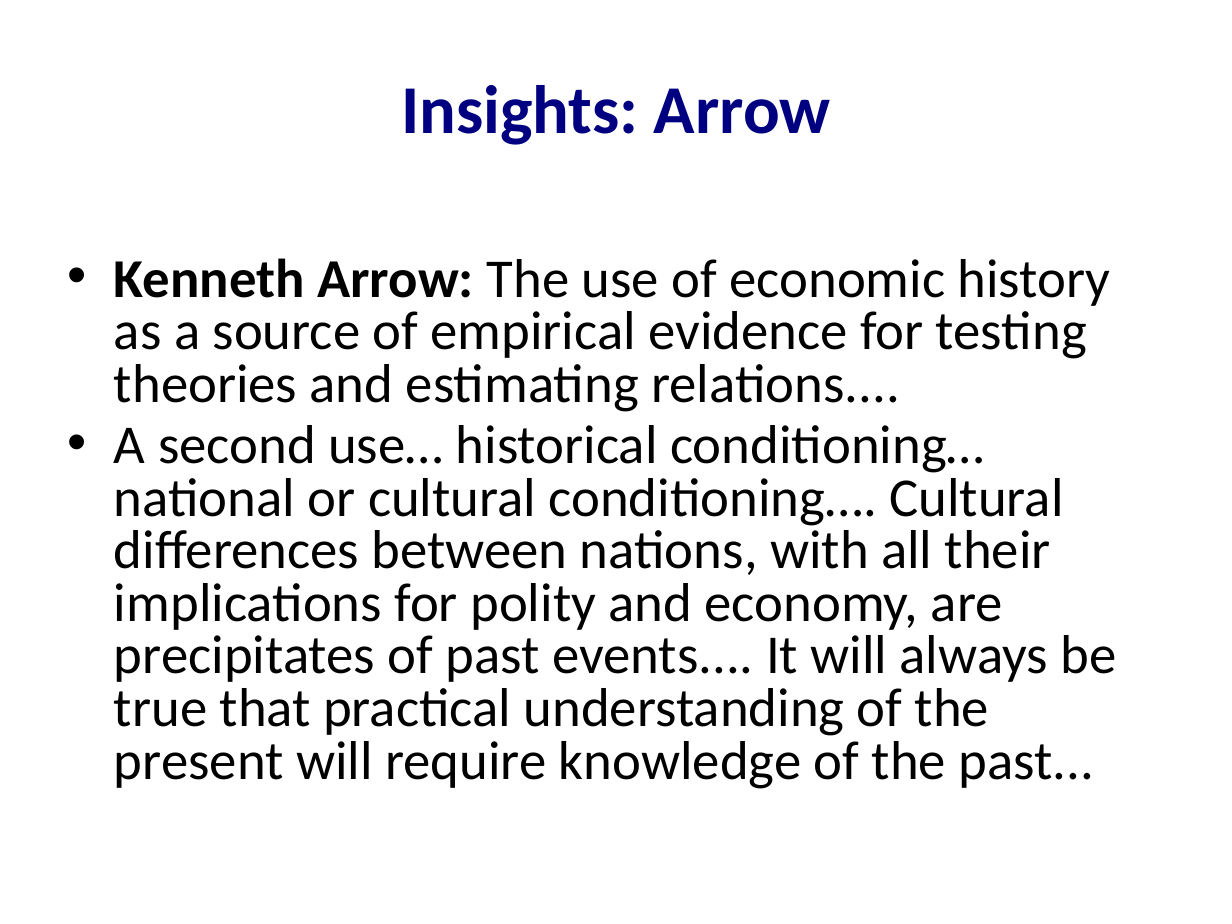
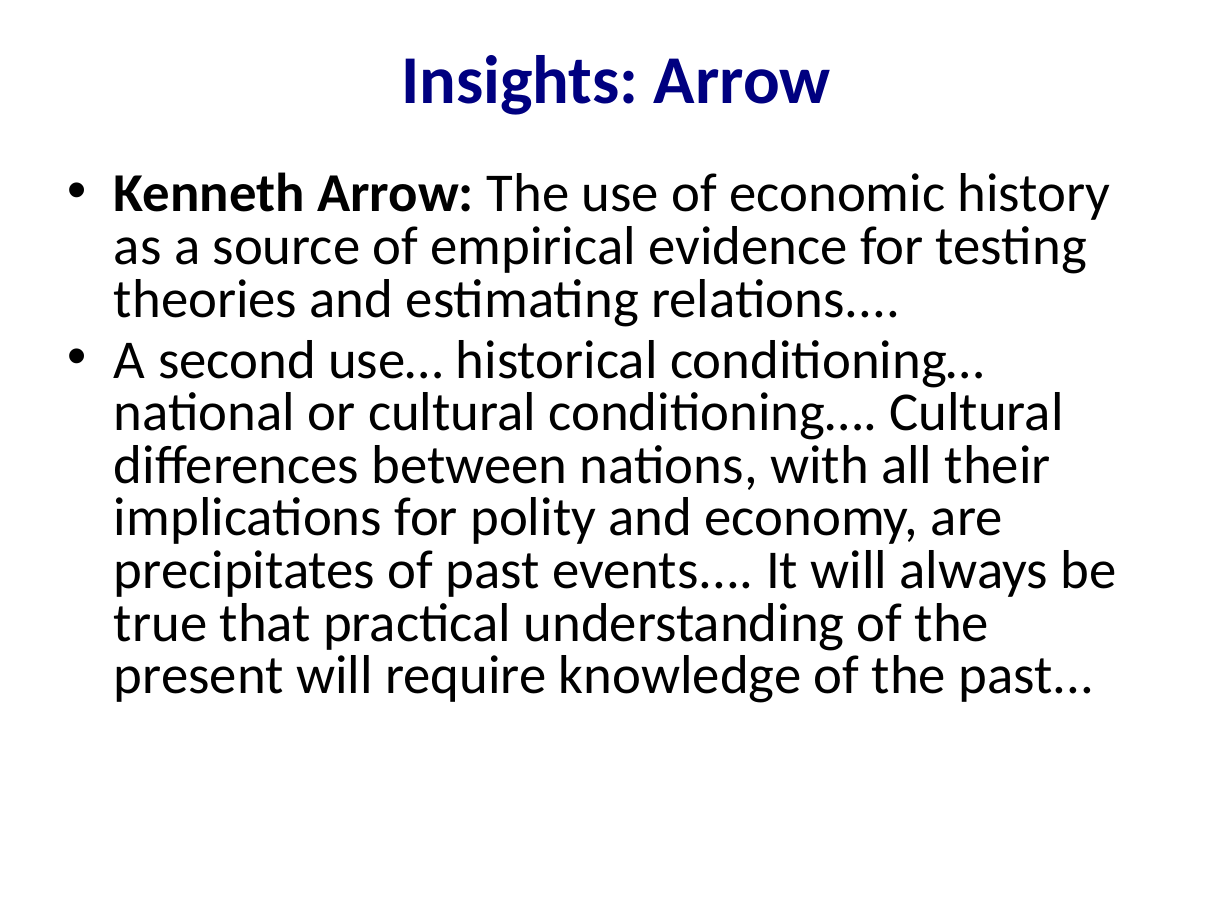
Before and after one commit to DavidLJ/public-files, a slide deck: slide 31 of econ-210a-lecture-1a.pptx (slide 25 before the commit). Drawn at 1232x924 pixels with LibreOffice and Linux fonts; fonts in the diff are those of the drawing. Boxes give left, top, right and bottom in pixels: in the first picture for what was removed or moved away, otherwise in the second. Text is boxed around its words. In the diff, an @@ line names an element or a change of style, - is before the commit and + after.

```diff
--- a/econ-210a-lecture-1a.pptx
+++ b/econ-210a-lecture-1a.pptx
@@ title "Insights: Arrow" moved from (x1=401, y1=85, x2=831, y2=145) to (x1=401, y1=55, x2=831, y2=115) @@
@@ text "Kenneth Arrow: The use of ..." moved from (x1=114, y1=258, x2=1116, y2=789) to (x1=114, y1=172, x2=1116, y2=703) @@
```
Also in this commit, not shown: 8 other slides changed, 9 slides added, 5 other files.
